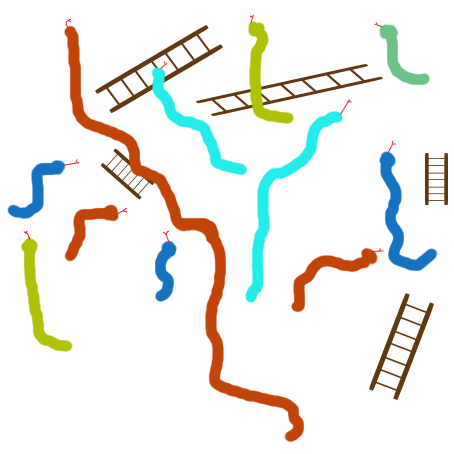
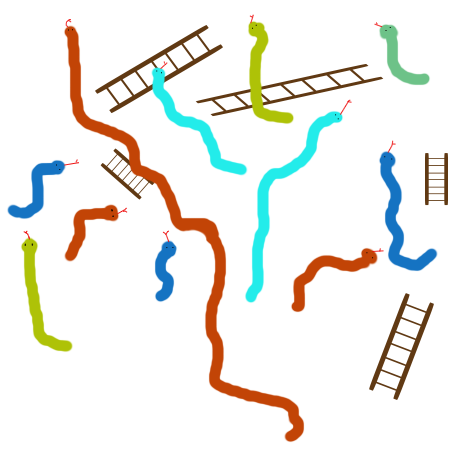
Comparing the layer stacks of the two w=454, h=454 images. Changes:
painted on "snakes" over [24, 24, 393, 259]
